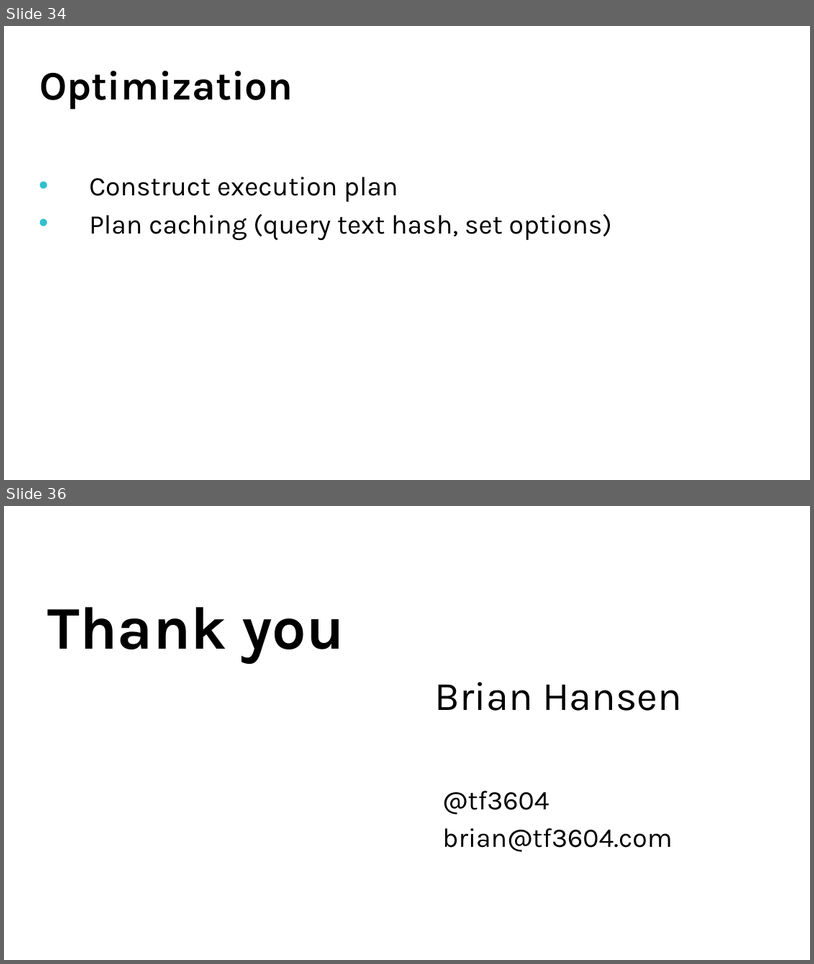
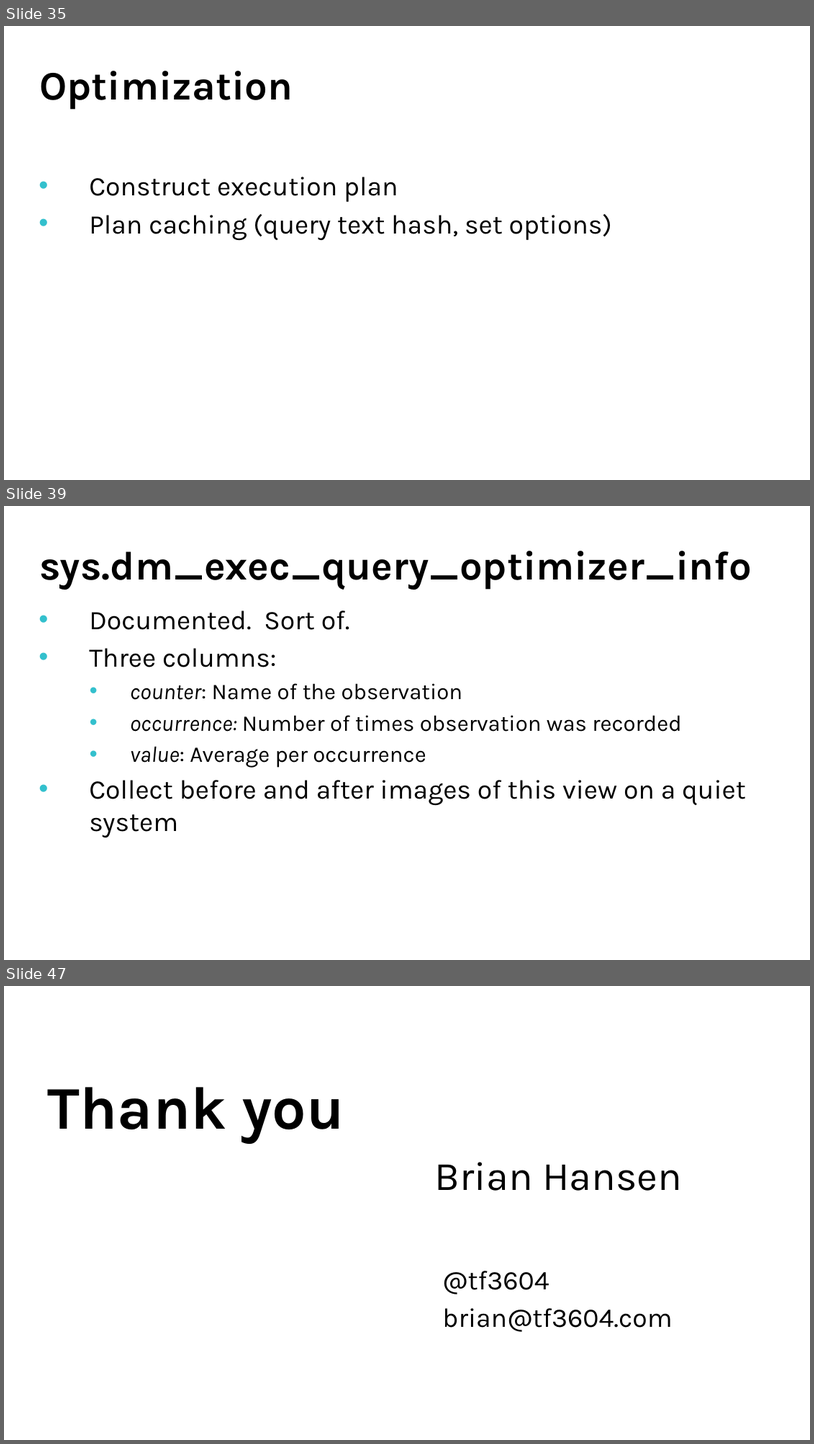
Before and after one commit to tf3604/OptimizerPresentation, a slide deck: Hansen - Get Your Optimizer to Give up All Its Secrets.pptx. Shown one above the other, each under a label of ours: slides 34 and 36 before the commit, slides 35, 39 and 47 after it; the slides between them are not shown. The pictures are 814x964 and 814x1444 pixels, drawn with LibreOffice and Linux fonts; fonts in the diff are those of the drawing; background and template pictures are left out. Boxes give left, top, right and bottom in pixels: in the first picture for what was removed or moved away, otherwise in the second. Text is boxed around its words. In the diff, an @@ line names an element or a change of style, - is before the commit and + after.

```diff
--- a/Hansen - Get Your Optimizer to Give up All Its Secrets.pptx
+++ b/Hansen - Get Your Optimizer to Give up All Its Secrets.pptx
@@ slide 39 added at (x1=4, y1=506, x2=810, y2=960), background picture (left out) @@
@@ title added at (x1=39, y1=551, x2=752, y2=590), 36 pt, text #000000, bold @@
+sys.dm_exec_query_optimizer_info
@@ text added at (x1=89, y1=610, x2=746, y2=837), 20 pt, text #000000 @@
+• Documented. Sort of.
+• Three columns:
+  • counter: Name of the observation
+  • occurrence: Number of times observation was recorded
+  • value: Average per occurrence
+• Collect before and after images of this view on a quiet system
@@ what was slide 34 is now slide 35 @@
@@ what was slide 36 is now slide 47 @@
```
Also in this commit, not shown: 1 slide changed, 10 other slides added.
